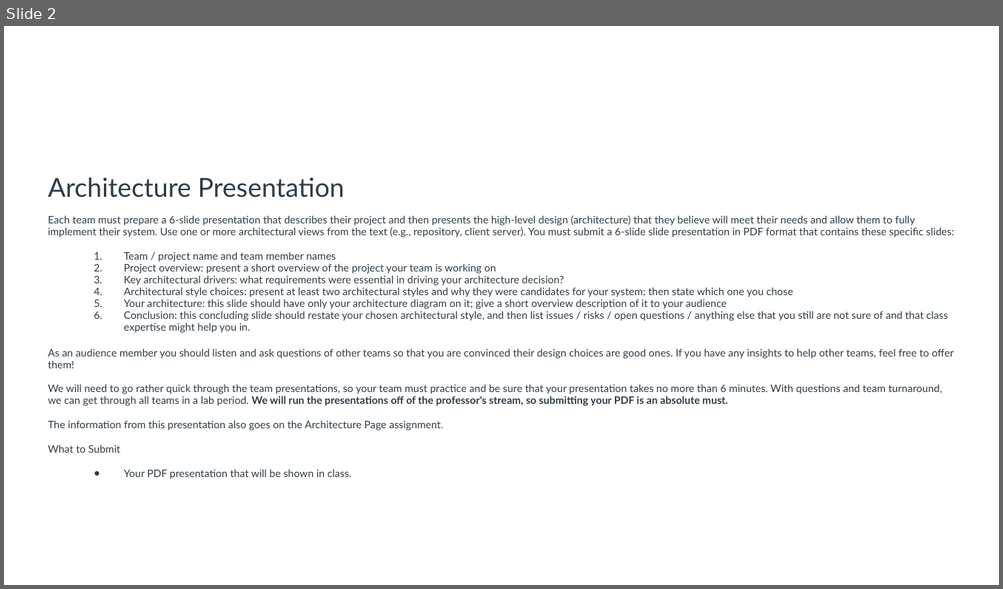
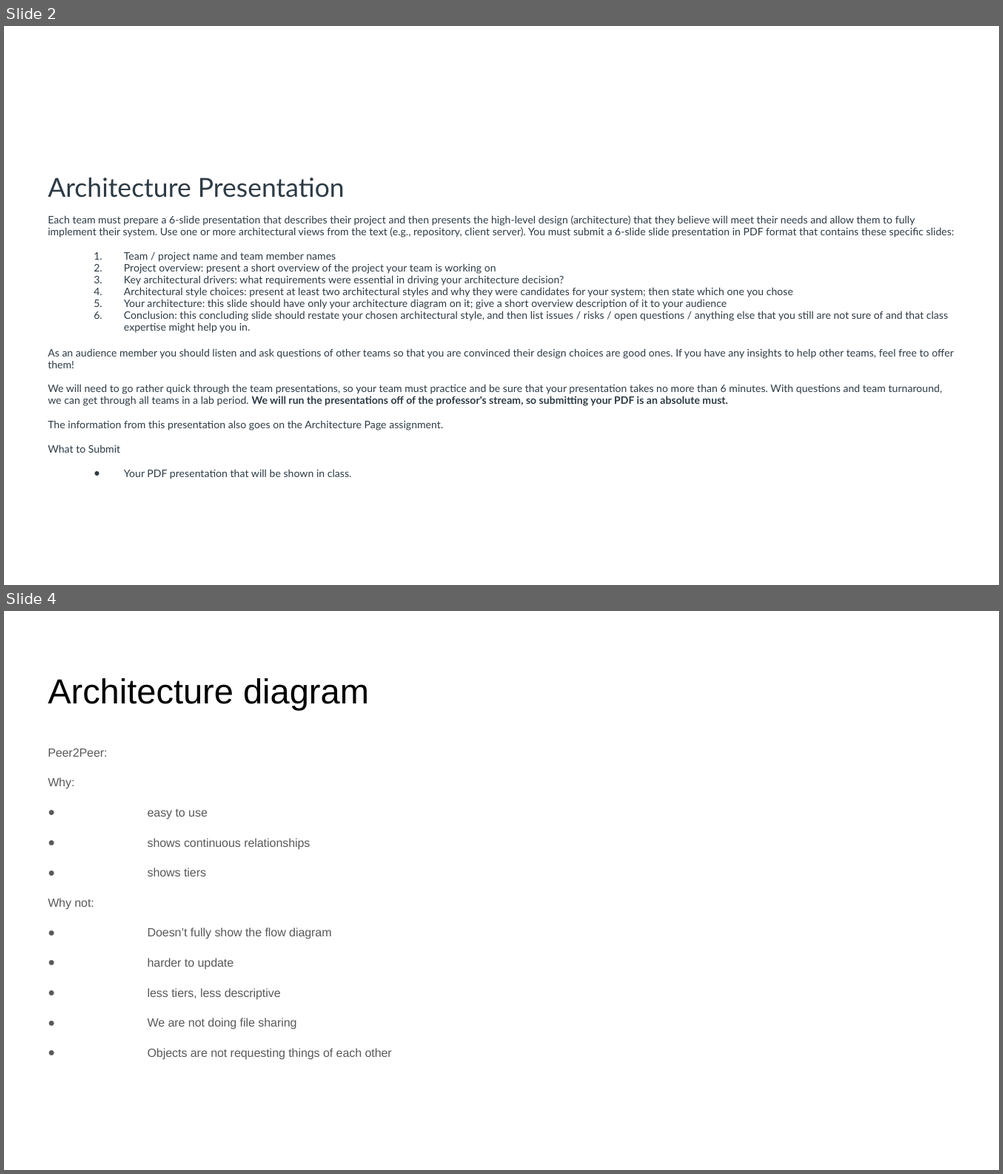
Before and after one commit to N3rdGirl-365/NotificationCentral, a slide deck: Notification Central Arch Pres.pptx. Shown one above the other, each under a label of ours: slide 2 before the commit, slides 2 and 4 after it; the slides between them are not shown. The pictures are 1003x589 and 1003x1174 pixels, drawn with LibreOffice and Linux fonts; fonts in the diff are those of the drawing. Boxes give left, top, right and bottom in pixels: in the first picture for what was removed or moved away, otherwise in the second. Text is boxed around its words. In the diff, an @@ line names an element or a change of style, - is before the commit and + after.

```diff
--- a/Notification Central Arch Pres.pptx
+++ b/Notification Central Arch Pres.pptx
@@ slide 4 added at box(4, 611, 999, 1170), background #FFFFFF @@
@@ title added at box(48, 678, 369, 710), 25.2 pt, text #000000 @@
+Architecture diagram
@@ text added at box(48, 749, 392, 1060), 8.6 pt, text #595959 @@
+Peer2Peer:
+Why:
+● easy to use
+● shows continuous relationships
+● shows tiers
+Why not:
+● Doesn’t fully show the flow diagram
+● harder to update
+● less tiers, less descriptive
+● We are not doing file sharing
+● Objects are not requesting things of each other
```
Also in this commit, not shown: 1 other slide added, 1 slide removed.
